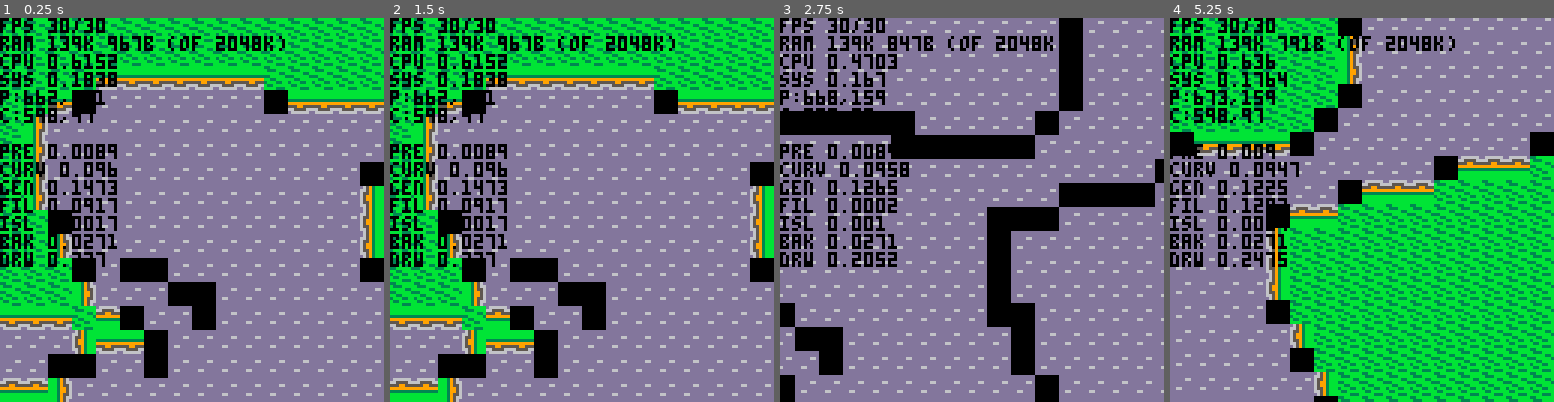
Above: before the commit, frames 1-4 (left to right).
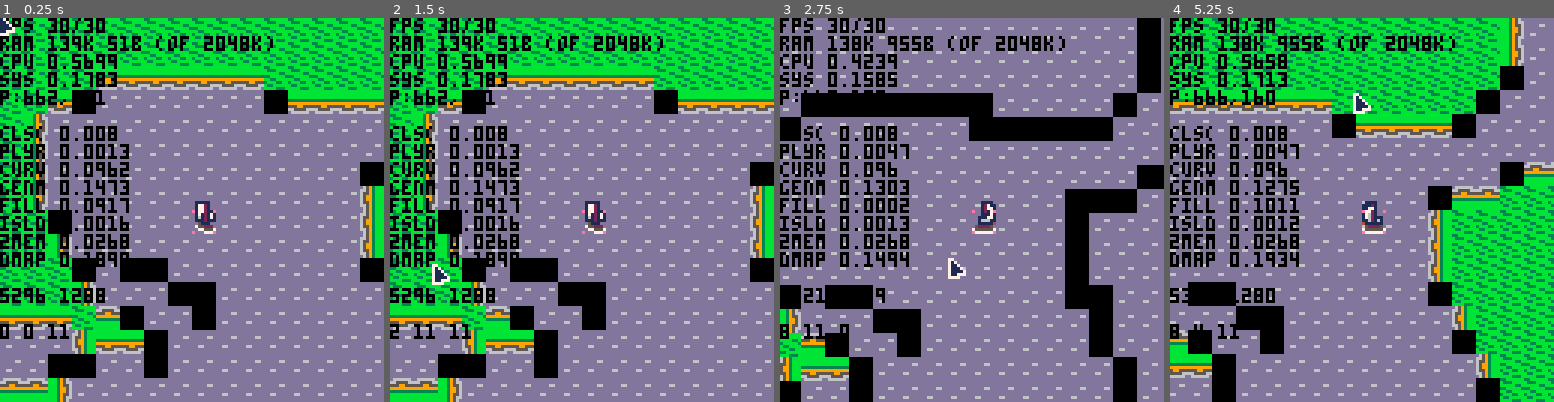
Above: after the commit, the same moments.

Repository: pvan/pico8
Game: PICO-8 cartridge caspian.p8
Two runs of this game, one before a commit and one after it. Both use one fixed random seed, a clock stepped at 60 frames per second and the inputs below.
Inputs (mouse positions are in pixels of both pictures, inside the frame that each line leads up to):
- Up to frame 1 (0.25 s): no input
- Up to frame 2 (1.5 s): tap X (X key) at 0.33, 1.07 s; click (670, 121) at 0.67 s; tap O (Z key) at 0.7 s; click (436, 267) at 1.22 s
- Up to frame 3 (2.75 s): hold Right 1.6-2.1 s; tap O (Z key) at 1.7, 2.1, 2.5 s; click (887, 114) at 1.77 s; tap X (X key) at 1.85 s; hold Up 2.15-2.42 s; click (952, 259) at 2.32 s; hold Right from 2.47 s (still down)
- Up to frame 4 (5.25 s): click (1404, 106) at 2.87 s; tap O (Z key) every 0.4 s from 2.9 to 4.9 s; tap X (X key) at 2.97, 4.08, 5.2 s; release Right at 3.03 s; hold Left 3.08-3.58 s; click (1465, 256) at 3.42 s; hold Down 3.63-3.97 s; click (1231, 102) at 3.97 s; hold Right 4.02-4.68 s; click (1292, 248) at 4.52 s; hold Up 4.73-5.03 s; click (1354, 94) at 5.07 s; hold Left from 5.08 s (still down)

The runs differ from the first frame. In frame 1, 5.5% of the frame differs, in the area x 0-75%, y 0-84%; in frame 2, 5.6%; in frame 3, 36%; in frame 4, 62%, in the area x 0-100%, y 0-100%.

Commit message:
caspian: add player sprite and collision back in
clarify some coordinate systems and transformations

Diff:
--- a/caspian.p8
+++ b/caspian.p8
@@ -5,9 +5,12 @@
 
 function _init()
  cls()
+
  --music(1)
 
  --create_tilemap()
+
+ init_mouse()
 
 end
 
@@ -18,7 +21,7 @@
 subpy=0
 
 
-cx,cy=px-64,py-64
+--cx,cy=px-64,py-64
 
 lastrec={0,0,0,0}
 
@@ -31,127 +34,75 @@
 
 function _update()
 
- cls()
-
---[[
- player_update(player)
-
- if btnp(⬅️) then gx1-=2 end
- if btnp(➡️) then gx1+=2 end
- if btnp(⬆️) then gy1-=2 end
- if btnp(⬇️) then gy1+=2 end
- ]]
- if btn(⬅️) and btn(➡️) then
+ --for storing timing metrics
+ gtime={}
+
+ cls() -- clear here since we use screen memory for building our tilemap
+
+
+ add(gtime,{"cls(",stat(1)})
+
+
+ -- debug options
+ if btnp(⬅️) and btnp(➡️) then
   debugmsgs = not debugmsgs
  end
-
- if btn(⬆️) and btn(⬇️) then
+ if btnp(⬆️) and btnp(⬇️) then
   debugmap = not debugmap
  end
-
  if (btnp(❎)) gtoggle=(gtoggle+1)%maxtog
 
- if btn(🅾️) then
-  if btn(⬅️) then px-=1 end
-  if btn(➡️) then px+=1 end
-  if btn(⬆️) then py-=1 end
-  if btn(⬇️) then py+=1 end
- end
-
- if not btn(🅾️) then
-  if btn(⬅️) then subpx-=1 end
-  if btn(➡️) then subpx+=1 end
-  if btn(⬆️) then subpy-=1 end
-  if btn(⬇️) then subpy+=1 end
-  if subpx>=8 then
-   px+=1
-   subpx=0
-  end
-  if subpx<0 then
-   px-=1
-   subpx+=8
-  end
-  if subpy>=8 then
-   py+=1
-   subpy=0
-  end
-  if subpy<0 then
-   py-=1
-   subpy+=8
-  end
- end
- if (px<cx) cx=px
- if (py<cy) cy=py
- if (px+32>cx+128) cx=px-128+32
- if (py+32>cy+128) cy=py-128+32
-
- --[[if (cx<0) cx=0
- if (cy<0) cy=0
- if (cx+128>256) cx=256-128
- if (cy+128>256) cy=256-128]]
-
- --for storing timing metrics
- gtime={}
- ltime={}
+
+
+ --using map mem from last frame
+ player_update(player)
+
+ ptx=flr(player.x/8)
+ pty=flr(player.y/8)
+ subpx=player.x%8
+ subpy=player.y%8
+
+ add(gtime,{"plyr",stat(1)})
+
+
 
  --mapreset()
 
- rec={px,py,px+mapw,py+maph}
+ rec={ptx,pty,ptx+mapw,pty+maph}
  bigrec={rec[1]-5,rec[2]-5,rec[3]+5,rec[4]+5}
  --if not eq(rec,lastrec) then
-  add(gtime,{"pre",stat(1)})
   curves=curves_in_rect(bigrec)
   add(gtime,{"curv",stat(1)})
-  gen_map(curves,px,py)
-  add(gtime,{"gen",stat(1)})
+  gen_map(curves,ptx,pty)
+  add(gtime,{"genm",stat(1)})
   fill_map()
-  add(gtime,{"fil",stat(1)})
-  fill_islands(px,py)
-  add(gtime,{"isl",stat(1)})
-
-  --tmap=rough_polygons(rec,curves)
+  add(gtime,{"fill",stat(1)})
+  fill_islands(ptx,pty)
+  add(gtime,{"isld",stat(1)})
+  copy_screen_map_to_mem()
+  add(gtime,{"2mem",stat(1)})
 
  --end
  lastrec=rec
 
+
+
 end
 
 
 function _draw()
---[[
- cls()
-
- clip()
- camera()
- pal()
- color(6)
- ]]
-
-
-
- --[[
- tmap={}
- flipintri(tmap,{
-  {30,30},
-  {80,64},
-  {64,100}
-  })
-  ]]
-
-  --draw_map(px,py)
-  --rect(rec[1],rec[2],rec[3],rec[4])
-  --add(gtime,{"drw",stat(1)})
- camera()
- copy_screen_map_to_mem()
- add(gtime,{"bak",stat(1)})
- draw_map_at_tiles(subpx,subpy)
+
+
+
+ draw_map_as_tiles(subpx,subpy)
  if debugmap then
   draw_map_from_mem()
  end
- add(gtime,{"drw",stat(1)})
-
-
-
+ add(gtime,{"dmap",stat(1)})
+
+
+
+ player_draw(player)
 
 
  --[[
@@ -184,45 +135,38 @@
   print("cpu "..stat(1))
   print("sys "..stat(2))
 
- 	print("p:"..px..","..py)
- 	print("c:"..cx..","..cy)
+ 	print("p:"..ptx..","..pty)
+ 	--print("c:"..cx..","..cy)
 
  	print(" ")
  	lastt = 0
  	for i=1,#gtime do
  	 delta = gtime[i][2]-lastt
+ 	 --delta=flr(delta*100)
  	 print(gtime[i][1].." "..delta)
  	 lastt = gtime[i][2]
  	end
 
- 	--[[
- 	lastt = 0
- 	for i=1,#ltime do
- 	 delta = ltime[i][2]-lastt
- 	 print(ltime[i][1].." "..delta)
- 	 lastt = ltime[i][2]
- 	end
- 	]]
-
-
- 	--[[
- 	print(#gsteps)
-  for stp in all(gsteps) do
-   print(stp)
-  end
-  gsteps={}]]
-
-  --[[
- 	print(#rolmsg)
-  for stp in all(rolmsg) do
-   print(stp)
-  end
-  rolmsg={}]]
+ 	print(" ")
+ 	print(player.x.." "..player.y)
+
+ 	print(" ")
+
  end
 
-end
-
-
+ local mx,my = get_mouse()
+ local tx,ty=screen_to_tlocal(mx,my,player.x,player.y)
+ local t=mapget(tx,ty)
+ print(tx.." "..ty.." "..t)
+
+ spr(207,mx,my)
+
+
+
+end
+
+gptx=0
+gpty=0
 gsteps={}
 rolmsg={}
 
@@ -232,18 +176,181 @@
 debugmap=false
 debugmsgs=true
 -->8
---world
-
-
-function get_world_tile(x,y)
- if x<0 or y<0 then return 0 end
- if x>10 and x<40 and y>20 and y<25 then
-  return 1
- else
-  return 2
+--tile world (using memory map)
+
+
+--we index into this with
+--0,0 being top left (first tile)
+--but note first and last rows
+--are never drawn
+--so if you want the top left
+--(aka first) tile visible on
+--screen, then it's 1,1
+
+mapw=19 //+1 for subpixel sliding
+maph=19 //+2 so visible tiles have accurate neighbors
+
+mapaddr = 0x4300
+
+function copy_screen_map_to_mem()
+ for x=0,mapw-1 do
+  for y=0,maph-1 do
+   poke(mapaddr+(x+y*mapw),pget(x,y))
+   --screen 0x6000
+  end
  end
 end
 
+
+--not used at the moment
+function mapmemreset()
+ --memset(mapaddr,tile_nil,mapw*maph)
+end
+
+
+--in tight loops, should
+--just call peek/poke directly
+function mapget(x,y)
+ return peek(mapaddr+(x+y*mapw))
+end
+
+function mapset(x,y,t)
+ poke(mapaddr+(x+y*mapw),t)
+end
+
+
+
+--world x,y to world tile x,y
+function w2wt(wx,wy)
+ return flr(wx/8),flr(wy/8)
+end
+
+--world tile x,y to local map x,y
+--note local map starts at 0,0
+--but first visible tile is 1,1
+function wt2lt(wtx,wty,camtx,camty)
+ return wtx-camtx+1,wty-camty+1
+end
+
+--screen x,y to tile local x,y
+function screen_to_tlocal(sx,sy,camx,camy)
+ local wx,wy=sx+camx,sy+camy
+ local wtx,wty=w2wt(wx,wy)
+ local camtx,camty=w2wt(camx,camy)
+ --local ltx,lty=wtx-camtx,wty-camty
+ local ltx,lty=wt2lt(wtx,wty,camtx,camty)
+ return ltx,lty
+end
+
+
+--old
+function draw_map_from_screen(px,py)
+ for mx=0,mapw-1 do
+  for my=0,maph-1 do
+   camera()
+			local t=pget(mx,my)
+   camera(cx,cy)
+   pset(mx+px,my+py,t)
+  end
+ end
+ color(6)
+end
+
+function draw_map_from_mem()
+ for mx=0,mapw-1 do
+  for my=0,maph-1 do
+			local t=peek(mapaddr+(mx+my*mapw))
+   pset(64+mx,64+my,t)
+  end
+ end
+ color(6)
+end
+
+function draw_map_as_tiles(scx,scy)
+ --the full camera position
+ --doesn't matter to this function,
+ --only the sub-tile shift
+ --
+ --the memory tilemap is created
+ --based on the camera
+ --here, we only draw it
+ --and assume the tilemap 1,1
+ --is the first tile we draw
+ --
+ --iterate over all visible tiles
+ --starting in tl to br
+ --note we draw 17x17 tiles
+ --since the screen might not
+ --line up exactly with the tiles
+ --(sub-tile x,y -- passed in)
+ for stx=0,16 do
+  for sty=0,16 do
+
+   --the first screen tile (st=0)
+   --is actually the second
+   --local map tile (lt=1)
+   local ltx,lty=stx+1,sty+1
+
+   --actual screen draw location
+   --is shifted by our sub-tile values
+			local sx,sy=stx*8-scx,sty*8-scy
+
+			local t=peek(mapaddr+(ltx+lty*mapw))
+
+			if t!=tile_land then
+			 spr(2,sx,sy)
+			else
+
+ 			local n=peek(mapaddr+(ltx+(lty-1)*mapw))
+ 			local s=peek(mapaddr+(ltx+(lty+1)*mapw))
+ 			local e=peek(mapaddr+((ltx-1)+lty*mapw))
+ 			local w=peek(mapaddr+((ltx+1)+lty*mapw))
+
+    if n==tile_land and
+  			  s==tile_land and
+  			  e==tile_land and
+  			  w==tile_land
+  		then spr(1,sx,sy)	end
+    if n!=tile_land and
+  			  s==tile_land and
+  			  e==tile_land and
+  			  w==tile_land
+  		then spr(3,sx,sy,1,1,false,true) end
+    if n==tile_land and
+  			  s!=tile_land and
+  			  e==tile_land and
+  			  w==tile_land
+  		then spr(3,sx,sy) end
+    if n==tile_land and
+  			  s==tile_land and
+  			  e!=tile_land and
+  			  w==tile_land
+  		then spr(5,sx,sy,1,1,true,false) end
+    if n==tile_land and
+  			  s==tile_land and
+  			  e==tile_land and
+  			  w!=tile_land
+  		then spr(5,sx,sy) end
+			end
+			--[[
+   if t==tile_land then
+    spr(1,mx*8-px,my*8-py)
+   else
+    spr(2,mx*8-px,my*8-py)
+   end]]
+  end
+ end
+ color(6)
+end
+
+
+
+function get_local_tile(lx,ly)
+ return peek(mapaddr+(lx+ly*mapw))
+end
+
+
+--[[
 function world_draw()
  ptx=flr((player.x-64)/8)
  pty=flr((player.y-64)/8)
@@ -256,11 +363,11 @@
   end
  end
 end
-
+]]
 -->8
 --player
 
-player={x=64,y=64,d=0}
+player={x=662*8,y=161*8,d=0}
 
 u_frames_released = 0
 d_frames_released = 0
@@ -273,7 +380,7 @@
 
  frames_of_forgiveness = 2
 
- u = btn(⬆️)
+ local u = btn(⬆️)
  d = btn(⬇️)
  l = btn(⬅️)
  r = btn(➡️)
@@ -350,6 +457,37 @@
 
 
   -- collisiton detection here
+  local allowx=true
+  local allowy=true
+  local hotspotsx={0,7}
+  local hotspotsy={0,7}
+  for j=1,#hotspotsy do
+   local hy=hotspotsy[j]
+   for i=1,#hotspotsx do
+    local hx = hotspotsx[i]
+
+    local sx,sy=64+hx,64+hy
+    local ptx,pty=
+     screen_to_tlocal(sx,sy,player.x,player.y)
+    local ntx,nty=
+     screen_to_tlocal(sx+xstep,sy+ystep,player.x,player.y)
+
+    --[[
+    -- 64 for tl of sprite
+    -- +8 for tile buffer on left
+    ptx = flr((64+8+hx)/8)
+    pty = flr((64+8+hy)/8)
+    ntx = flr((64+8+hx+xstep)/8)
+    nty = flr((64+8+hy+ystep)/8)
+    ]]
+    --recall we test 1 dir at a time so we can slide against walls
+    testtilex = peek(mapaddr+(ntx+pty*mapw))
+    if testtilex == tile_land then allowx = false end
+    testtiley = peek(mapaddr+(ptx+nty*mapw))
+    if testtiley == tile_land then allowy = false end
+   end
+	 end
+  --[[
   allowx=true
   allowy=true
   hotspotsx={0,7}
@@ -363,12 +501,13 @@
     ntx = flr((p.x+hx+xstep)/8)
     nty = flr((p.y+hy+ystep)/8)
     --recall we test 1 dir at a time so we can slide against walls
-    testtilex = get_world_tile(ntx,pty)
+    testtilex = get_world_tile(ntx,pty,flr(p.x/8),flr(p.y/8))
     if testtilex == 1 then allowx = false end
-    testtiley = get_world_tile(ptx,nty)
+    testtiley = get_world_tile(ptx,nty,flr(p.x/8),flr(p.y/8))
     if testtiley == 1 then allowy = false end
    end
   end
+  ]]
 
   if not btn(❎) then
    if allowx then p.x += xstep end
@@ -396,6 +535,17 @@
  sail = 80
  --spr(sail+p.d,p.x-cam.x,p.y-3-cam.y)
  spr(sail+p.d,64,64-3)
+
+
+  hotspotsx={0,7}
+  hotspotsy={0,7}
+  for j=1,#hotspotsy do
+   hy=hotspotsy[j]
+   for i=1,#hotspotsx do
+    hx = hotspotsx[i]
+    pset(64+hx,64+hy,14)
+   end
+  end
 
 end
 -->8
@@ -476,6 +626,7 @@
 
 
 -->8
+--generating map on screen buffer
 --bezier
 
 tile_water=12
@@ -525,29 +676,6 @@
 end
 
 
-mapw=19 --+1 for subpixel
-maph=19 --+2 so visible tiles have accurate neighbors
-
-mapaddr = 0x4300
-
-function copy_screen_map_to_mem()
- for x=0,mapw-1 do
-  for y=0,maph-1 do
-   poke(mapaddr+(x+y*mapw),pget(x,y))
-  end
- end
-end
-
---mapaddr = 0x6000 --screen
---poke(mapaddr+(x+y*mapw),t)
---peek(mapaddr+(x+y*mapw))
---replace 16 with w/h if neeed
-
-function mapreset()
- cls()
- --memset(mapaddr,tile_nil,mapw*maph)
-end
-
 
 --map at 0,0,mapw,maph
 function flood_fill(x,y,t,nt)
@@ -622,89 +750,16 @@
 
 
 
-function gen_map(curves,px,py)
+function gen_map(curves,tx,ty)
 	result = {}
 	if (not curves) return result
 	num_curves = #curves
 	for i=1,num_curves do
-	 plotbez(px,py,curves,i)
+	 plotbez(tx,ty,curves,i)
 	end
 	return result
 end
 
-
-
-function draw_map_from_screen(px,py)
- for mx=0,mapw-1 do
-  for my=0,maph-1 do
-   camera()
-			local t=pget(mx,my)
-   camera(cx,cy)
-   pset(mx+px,my+py,t)
-  end
- end
- color(6)
-end
-
-function draw_map_from_mem()
- for mx=0,mapw-1 do
-  for my=0,maph-1 do
-			local t=peek(mapaddr+(mx+my*mapw))
-   pset(64+mx,64+my,t)
-  end
- end
- color(6)
-end
-
-function draw_map_at_tiles(px,py)
- for x=1,mapw-1 do
-  for y=1,maph-1 do
-			--local t=pget(mx,my)
-			local mx,my=x-1,y-1
-			local t=peek(mapaddr+(mx+my*mapw))
-			local n=peek(mapaddr+(mx+(my-1)*mapw))
-			local s=peek(mapaddr+(mx+(my+1)*mapw))
-			local e=peek(mapaddr+((mx-1)+my*mapw))
-			local w=peek(mapaddr+((mx+1)+my*mapw))
-			if t!=tile_land then
-			 spr(2,mx*8-px-8,my*8-py-8)
-			else
-    if n==tile_land and
-  			  s==tile_land and
-  			  e==tile_land and
-  			  w==tile_land
-  		then spr(1,mx*8-px-8,my*8-py-8)	end
-    if n!=tile_land and
-  			  s==tile_land and
-  			  e==tile_land and
-  			  w==tile_land
-  		then spr(3,mx*8-px-8,my*8-py-8,1,1,false,true) end
-    if n==tile_land and
-  			  s!=tile_land and
-  			  e==tile_land and
-  			  w==tile_land
-  		then spr(3,mx*8-px-8,my*8-py-8) end
-    if n==tile_land and
-  			  s==tile_land and
-  			  e!=tile_land and
-  			  w==tile_land
-  		then spr(5,mx*8-px-8,my*8-py-8,1,1,true,false) end
-    if n==tile_land and
-  			  s==tile_land and
-  			  e==tile_land and
-  			  w!=tile_land
-  		then spr(5,mx*8-px-8,my*8-py-8) end
-			end
-			--[[
-   if t==tile_land then
-    spr(1,mx*8-px,my*8-py)
-   else
-    spr(2,mx*8-px,my*8-py)
-   end]]
-  end
- end
- color(6)
-end
 
 
 
@@ -1366,117 +1421,56 @@
 {535, 260},
 }
 -->8
---tri method
-
-
-
-function flipintri(resmap,t)
-
- local p0=t[1]
- local p1=t[2]
- local p2=t[3]
-
- line(p0[1],p0[2],p1[1],p1[2])
- line(p0[1],p0[2],p2[1],p2[2])
- line(p1[1],p1[2],p2[1],p2[2])
-
- --order verts from top to bottom
- local topv = 0
- local miny = p0[2]
- if (p1[2]<miny) topv = 1 miny = p1[2]
- if (p2[2]<miny) topv = 2 miny = p2[2]
-
- local botv = 0
- local maxy = p0[2]
- if (p1[2]>maxy) botv = 1 maxy = p1[2]
- if (p2[2]>maxy) botv = 2 maxy = p2[2]
-
- local midv = 0;
- if (topv != 2 and botv != 2) midv = 2 midy=p2[1]
- if (topv != 1 and botv != 1) midv = 1 midy=p1[1]
- if (topv != 0 and botv != 0) midv = 0 midy=p0[1]
-
- topv+=1 --convert to 1-based
- botv+=1
- midv+=1
-
- local hyp={t[topv], t[botv]}
- local top={t[topv], t[midv]}
- local bot={t[midv], t[botv]}
-
-	--each line in the form
-	--x=ax+b
- local ha=(hyp[2][1]-hyp[1][1])/(hyp[2][2]-hyp[1][2])
- local hb=hyp[1][1] - ha*hyp[1][2]
-
- local ta=(top[2][1]-top[1][1])/(top[2][2]-top[1][2])
- local tb=top[1][1] - ta*top[1][2]
-
- local ba=(bot[2][1]-bot[1][1])/(bot[2][2]-bot[1][2])
- local bb=bot[1][1] - ba*bot[1][2]
-
- local hypleft = true
- if (t[midv][1] > t[botv][1]) hypleft=false
-
- local starty=ceil(t[topv][2])
- local endy=ceil(t[botv][2])
-
- for y=starty,endy do
-  local minx=0
-  local maxx=0
-  if y<t[midv][2] then
-   local hypx=ceil(ha*y+hb)
-   local topx=ceil(ta*y+tb)
-   if (hypx<topx) minx=hypx maxx=topx
-   if (hypx>=topx) minx=topx maxx=hypx
-  else
-   local hypx=ceil(ha*y+hb)
-   local botx=ceil(ba*y+bb)
-   if (hypx<botx) minx=hypx maxx=botx
-   if (hypx>=botx) minx=botx maxx=hypx
-  end
-
-
-  -- limit to size of map/chunk
-  if (minx<0) minx=0
-  if (maxx<0) maxx=0
-  if (minx>128) minx=128
-  if (maxx>128) maxx=128
-
-
-  for x=minx,maxx do
-   if resmap[{x,y}] then
-    if resmap[{x,y}]==tile_water then
-     resmap[{x,y}]=tile_land
-    else
-     resmap[{x,y}]=tile_water
-    end
-   else
-    resmap[{x,y}]=tile_land
-   end
-  end
-
- end
-
- --return resmap
-
-end
-
-function rough_polygons(r,curves)
-
- commonp={r[1]+8,r[2]+8} --approx center
-
-	res = {}
-	if (not curves) return result
-	num_curves = #curves
-	for i=1,num_curves do
-	 p1=curves[i][1]
-	 p2=commonp
-	 p3=curves[i][3]
-	 flipintri(res,{p1,p2,p3})
-	end
- return res
-end
+--mouse
+
+--mouse down coords
+mdx=0
+mdy=0
+mdrag = false
+
+-- middle or even right mouse
+-- clicks might be iffy on web?
+lmwasdown=false
+rmwasdown=false
+mmwasdown=false
+
+function init_mouse()
+ poke(0x5f2d, 1) --enable mouse
+end
+
+function get_mouse()
+ return stat(32)-1, stat(33)-1
+end
+
+function cache_mouse_state()
+ --for mouse edge triggers
+ lmwasdown=lmouse()
+	rmwasdown=rmouse()
+	mmwasdown=mmouse()
+end
+
+function nmouse() return stat(34)==0 end
+function lmouse() return stat(34)==1 end
+function rmouse() return stat(34)==2 end
+function mmouse() return stat(34)==4 end
+
+function lmup() return not lmouse() and lmwasdown end
+function rmup() return not rmouse() and rmwasdown end
+function mmup() return not mmouse() and mmwasdown end
+
+function lmdown() return lmouse() and not lmwasdown end
+function rmdown() return rmouse() and not rmwasdown end
+function mmdown() return mmouse() and not mmwasdown end
+
+--can delete
+function debug_print_mouse()
+ print(mx)
+ print(my)
+ print("lmup"..tostr(lmup()))
+ print("lmdown"..tostr(lmdown()))
+ print("lmouse"..tostr(lmouse()))
+end
+
 
 __gfx__
 0000000033bbbbbbddddddddbbbbbbbbbbb3956dbbb3956d00000000b666666d0000000000000000000000000000000000000000000000000000000000000000
@@ -1575,13 +1569,13 @@
 cccccc7ccccccccccc7cccccccc777cc000000000000000000000000000000000000000000000000000000000000000000000000000000000000000000000000
 ccccc77ccccccccccc777ccccccc7777000000000000000000000000000000000000000000000000000000000000000000000000000000000000000000000000
 7cccc7ccccccccccccc777cccc777ccc000000000000000000000000000000000000000000000000000000000000000000000000000000000000000000000000
-ccc7777cccccccccccc777777777cccc11d1111111111111dddddddddddddddd22222222222222222222222222222222d653bbbbbbbbbbbb0555550000000000
-cccc7777ccc777777ccc77777c7cccccdd1dd111111d1111dddddddddddddddd22222222222222222222222222222442d653bbbbbbbbbb3b55a5955000000000
-ccccc777777777c77ccc77cccccccccc111111111dd1dd11dddddddddddd666d224422222222222222222222222222226633bb3bbb33bbbb5aa5995000000000
-ccccccc7777ccccc77777ccccccccccc1111111111111111dddd666ddddddddd22222222224442222224442222222222653bbbbbbb33bbbb5aa5995000000000
-ccccccc77cccccccc77777cccccccccc1111d11111111111dddddddddddddddd22222222222222222222222222222222653bbbbbbbbbbbbb5a55595000000000
-cccccccc7ccccccccc7777cccccccccc111d1dd111111d11d666ddddd666dddd222222222222222222222222222222226533bbbbbbbbb3bb5555555000000000
-ccccccc77ccccccccccc77cccccccccc111111111111d1dddddddddddddd666d222222222222222222222222222222226553bbbbb3bbbbbb5544455000000000
+ccc7777cccccccccccc777777777cccc11d1111111111111dddddddddddddddd22222222222222222222222222222222d653bbbbbbbbbbbb0555550077000000
+cccc7777ccc777777ccc77777c7cccccdd1dd111111d1111dddddddddddddddd22222222222222222222222222222442d653bbbbbbbbbb3b55a5955071700000
+ccccc777777777c77ccc77cccccccccc111111111dd1dd11dddddddddddd666d224422222222222222222222222222226633bb3bbb33bbbb5aa5995071170000
+ccccccc7777ccccc77777ccccccccccc1111111111111111dddd666ddddddddd22222222224442222224442222222222653bbbbbbb33bbbb5aa5995071117000
+ccccccc77cccccccc77777cccccccccc1111d11111111111dddddddddddddddd22222222222222222222222222222222653bbbbbbbbbbbbb5a55595071111700
+cccccccc7ccccccccc7777cccccccccc111d1dd111111d11d666ddddd666dddd222222222222222222222222222222226533bbbbbbbbb3bb5555555071177700
+ccccccc77ccccccccccc77cccccccccc111111111111d1dddddddddddddd666d222222222222222222222222222222226553bbbbb3bbbbbb5544455077770000
 ccccccc77ccccccccccc77cccccccccc1111111111111111dddddddddddddddd222222222222222222222222222444226653bbbbbbbbbbbb5441445000000000
 ccccccc777cccccccccc777ccccccccc11d1111111111111dddddddddddddddd44222444422222442222222222222222d653b3bbbbbbbbbb0000000000000000
 ccccccccc77ccccccccc77777ccccccc1d1dd11111d11111dd66dddddddddddd55444555544444552222222222222222d633bbbbbbbb3bbb0000000000000000
